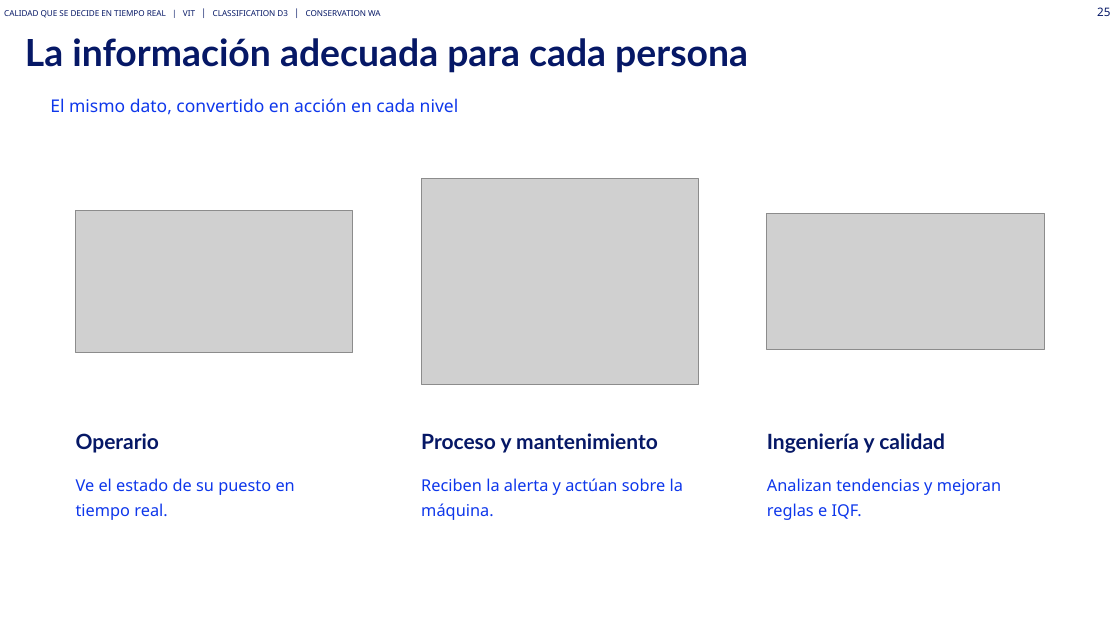
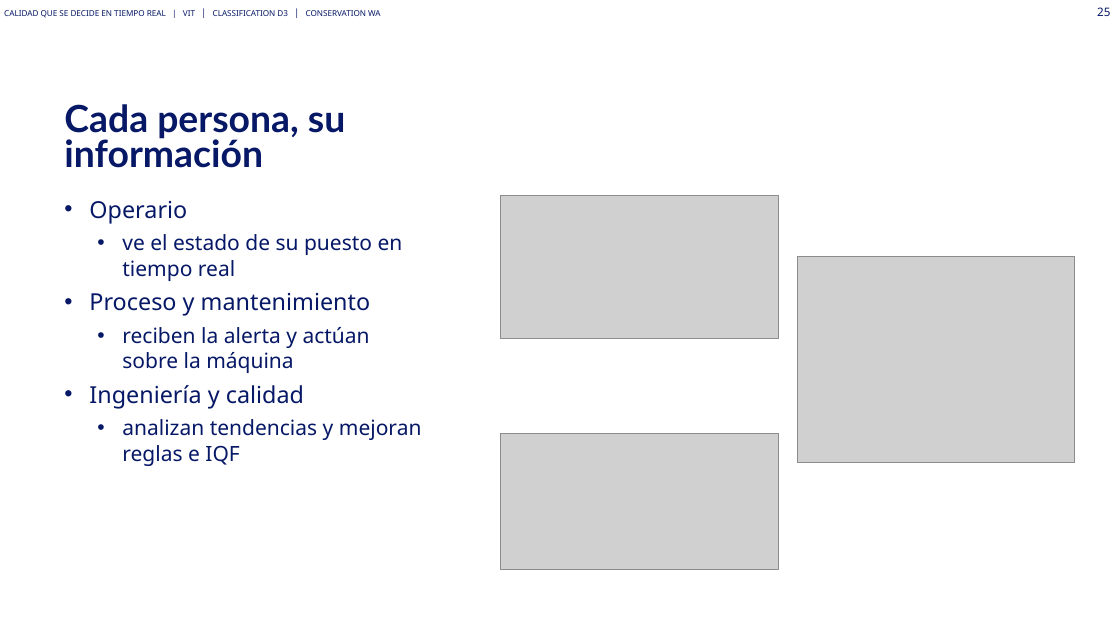
Before and after one commit to Asierenux/blank-app, a slide deck: slide 25 of presentaciones/Michelin_Hyundai_Fabricacion_Digital_ES_plantilla2026.pptx. Drawn at 1120x630 pixels with LibreOffice and Linux fonts; fonts in the diff are those of the drawing; grey boxes stand for pictures; background and template pictures are left out. Boxes give left, top, right and bottom in pixels: in the first picture for what was removed or moved away, otherwise in the second. Text is boxed around its words. In the diff, an @@ line names an element or a change of style, - is before the commit and + after.

```diff
--- a/presentaciones/Michelin_Hyundai_Fabricacion_Digital_ES_plantilla2026.pptx
+++ b/presentaciones/Michelin_Hyundai_Fabricacion_Digital_ES_plantilla2026.pptx
@@ text removed at box(50, 98, 459, 115) @@
-El mismo dato, convertido en acción en cada nivel
@@ title "Cada persona, su información" at box(64, 104, 345, 168): vertical alignment middle to top @@
@@ title at box(64, 104, 345, 168): text changed @@
-La información adecuada para cada persona
+Cada persona, su información
@@ rounded rectangle removed at box(396, 139, 723, 571) @@
@@ rounded rectangle removed at box(742, 139, 1070, 571) @@
@@ rounded rectangle removed at box(67, 155, 361, 408) @@
@@ rounded rectangle removed at box(413, 155, 707, 408) @@
@@ rounded rectangle removed at box(759, 155, 1053, 408) @@
@@ text added at box(89, 201, 422, 466), 18 pt, text #061866 @@
+• Operario
+  • ve el estado de su puesto en tiempo real
+• Proceso y mantenimiento
+  • reciben la alerta y actúan sobre la máquina
+• Ingeniería y calidad
+  • analizan tendencias y mejoran reglas e IQF
@@ picture: place and size @@
-picture at box(76, 210, 353, 353)
+picture at box(501, 195, 779, 338)
@@ picture: place and size @@
-picture at box(421, 178, 698, 384)
+picture at box(797, 256, 1075, 463)
@@ text removed at box(76, 433, 159, 453) @@
-Operario
@@ text removed at box(421, 433, 658, 453) @@
-Proceso y mantenimiento
@@ picture: place and size @@
-picture at box(767, 213, 1044, 350)
+picture at box(501, 434, 779, 570)
@@ text removed at box(767, 433, 945, 453) @@
-Ingeniería y calidad
@@ text removed at box(76, 478, 295, 520) @@
-Ve el estado de su puesto en tiempo real.
@@ text removed at box(421, 478, 683, 520) @@
-Reciben la alerta y actúan sobre la máquina.
@@ text removed at box(767, 478, 1001, 520) @@
-Analizan tendencias y mejoran reglas e IQF.
```
Also in this commit, not shown: 23 other slides changed, 2 slides added, 2 slides removed, 1 other file.
